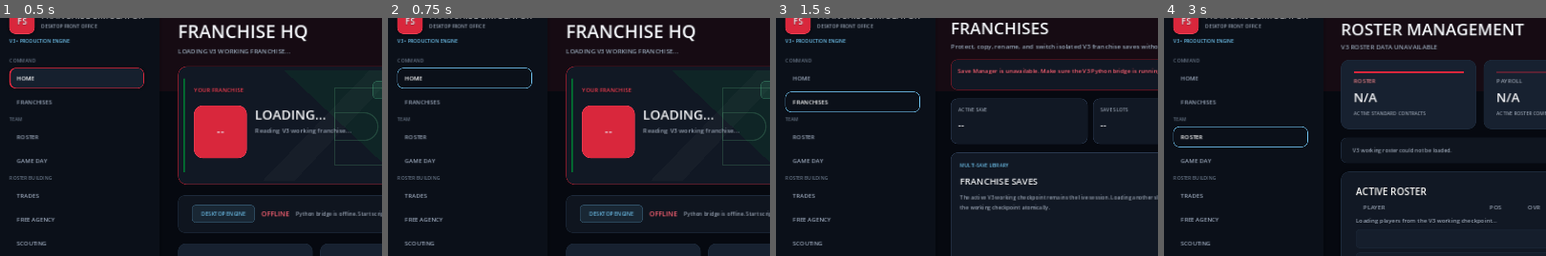
Above: before the commit, frames 1-4 (left to right).
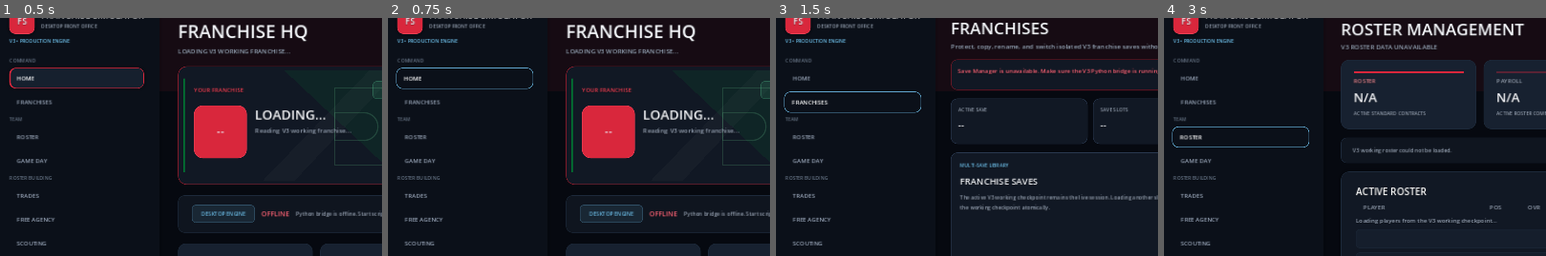
Above: after the commit, the same moments.

Repository: mklim6/NBA_Roster_Optimization_Engine
Game: Godot game, scene res://scenes/main.tscn
Same seed, same stepped clock (60 frames per second), same inputs: the game is played once before the commit and once after it.
Inputs (mouse positions are % of the whole screen's width and height, from its top left):
- Up to frame 1 (0.5 s): no input
- Up to frame 2 (0.75 s): click "HOME" at 0.5 s
- Up to frame 3 (1.5 s): click "FRANCHISES" at 1.25 s
- Up to frame 4 (3 s): click (85, 58) at 2.02 s; type "Alex" at 2.1 s; click "ROSTER" at 2.75 s
The pictures show only the part of the screen within x 1-51%, y 5-55%; the shares and areas given below are measured in that part.

Frame 1 is identical in both runs. In frame 2, 0.4% of the frame differs, in the area x 2-38%, y 20-30%; in frame 3, 0.5%, in the area x 2-38%, y 30-40%; in frame 4, 0.3%.

Commit message:
V3 Batch 21A motion and interaction system

Diff:
--- a/godot_client/scripts/main.gd
+++ b/godot_client/scripts/main.gd
@@ -177,6 +177,7 @@
 	long_action_manager.action_finished.connect(_on_long_action_finished)
 	_build_background()
 	_build_interface()
+	call_deferred("_install_motion_interactions")
 	_build_long_action_overlay()
 	_build_http_client()
 	_check_bridge()
@@ -244,6 +245,11 @@
 	safety.add_theme_color_override("font_color", GOLD)
 	safety.add_theme_font_size_override("font_size", 10)
 	body.add_child(safety)
+
+
+# Batch 21A motion interaction system
+func _install_motion_interactions() -> void:
+	UxPolishV3.install_button_motion(self)
 
 
 func _on_long_action_started(snapshot: Dictionary) -> void:
@@ -2900,6 +2906,8 @@
 
 	if target_page != null and page_name != previous_page:
 		UxPolishV3.animate_page_in(target_page, active_team_primary)
+	if target_page != null:
+		UxPolishV3.install_button_motion(target_page)
 
 	for key in nav_buttons.keys():
 		var button: Button = nav_buttons[key]
--- a/godot_client/scripts/ux_polish_v3.gd
+++ b/godot_client/scripts/ux_polish_v3.gd
@@ -2,7 +2,13 @@
 extends RefCounted
 
 const DesignSystemV3 = preload("res://scripts/design_system_v3.gd")
-const VERSION := "v3-ux-polish-batch-19d-v1.0.0-2026-10-03"
+const VERSION := "v3-ux-polish-batch-21a-v1.0.0-2026-10-04"
+
+const BUTTON_HOVER_SCALE := Vector2(1.018, 1.018)
+const BUTTON_PRESS_SCALE := Vector2(0.985, 0.985)
+const BUTTON_REST_SCALE := Vector2.ONE
+const PAGE_OFFSET_X := 14.0
+const OVERLAY_START_SCALE := Vector2(0.985, 0.985)
 
 
 static func animate_page_in(page: Control, _accent: Color = DesignSystemV3.ACCENT):
@@ -10,15 +16,24 @@
 		return null
 
 	page.visible = true
+	var final_position := page.position
 	page.modulate = Color(1.0, 1.0, 1.0, 0.0)
+	page.position = final_position + Vector2(PAGE_OFFSET_X, 0.0)
 
 	var tween := page.create_tween()
+	tween.set_parallel(true)
 	tween.set_trans(Tween.TRANS_QUAD)
 	tween.set_ease(Tween.EASE_OUT)
 	tween.tween_property(
 		page,
 		"modulate:a",
 		1.0,
+		DesignSystemV3.MOTION_NORMAL
+	)
+	tween.tween_property(
+		page,
+		"position",
+		final_position,
 		DesignSystemV3.MOTION_NORMAL
 	)
 	return tween
@@ -29,9 +44,12 @@
 		return null
 
 	overlay.visible = true
+	overlay.pivot_offset = overlay.size * 0.5
 	overlay.modulate = Color(1.0, 1.0, 1.0, 0.0)
+	overlay.scale = OVERLAY_START_SCALE
 
 	var tween := overlay.create_tween()
+	tween.set_parallel(true)
 	tween.set_trans(Tween.TRANS_QUAD)
 	tween.set_ease(Tween.EASE_OUT)
 	tween.tween_property(
@@ -40,7 +58,97 @@
 		1.0,
 		DesignSystemV3.MOTION_FAST
 	)
+	tween.tween_property(
+		overlay,
+		"scale",
+		BUTTON_REST_SCALE,
+		DesignSystemV3.MOTION_NORMAL
+	)
 	return tween
+
+
+static func install_button_motion(root: Node) -> void:
+	if root == null:
+		return
+	if root is Button:
+		attach_button_motion(root)
+	for child in root.get_children():
+		install_button_motion(child)
+
+
+static func attach_button_motion(button: Button) -> void:
+	if button == null or button.has_meta("ux_motion_attached"):
+		return
+
+	button.set_meta("ux_motion_attached", true)
+	button.mouse_entered.connect(func(): UxPolishV3._on_button_mouse_entered(button))
+	button.mouse_exited.connect(func(): UxPolishV3._on_button_mouse_exited(button))
+	button.button_down.connect(func(): UxPolishV3._on_button_down(button))
+	button.button_up.connect(func(): UxPolishV3._on_button_up(button))
+
+
+static func _on_button_mouse_entered(button: Button) -> void:
+	if button == null or button.disabled:
+		return
+	_tween_button_scale(button, BUTTON_HOVER_SCALE)
+
+
+static func _on_button_mouse_exited(button: Button) -> void:
+	if button == null:
+		return
+	_tween_button_scale(button, BUTTON_REST_SCALE)
+
+
+static func _on_button_down(button: Button) -> void:
+	if button == null or button.disabled:
+		return
+	_tween_button_scale(button, BUTTON_PRESS_SCALE)
+
+
+static func _on_button_up(button: Button) -> void:
+	if button == null or button.disabled:
+		return
+	var target := BUTTON_HOVER_SCALE if button.is_hovered() else BUTTON_REST_SCALE
+	_tween_button_scale(button, target)
+
+
+static func _tween_button_scale(button: Button, target: Vector2) -> void:
+	if button == null or not is_instance_valid(button):
+		return
+
+	button.pivot_offset = button.size * 0.5
+	var previous = null
+	if button.has_meta("ux_motion_tween"):
+		previous = button.get_meta("ux_motion_tween")
+	if previous is Tween and previous.is_valid():
+		previous.kill()
+
+	var tween := button.create_tween()
+	button.set_meta("ux_motion_tween", tween)
+	tween.set_trans(Tween.TRANS_QUAD)
+	tween.set_ease(Tween.EASE_OUT)
+	tween.tween_property(
+		button,
+		"scale",
+		target,
+		DesignSystemV3.MOTION_FAST
+	)
+
+
+static func animate_success_flash(control: Control, accent: Color = DesignSystemV3.GOOD) -> void:
+	if control == null:
+		return
+	var base := control.modulate
+	control.modulate = Color(
+		lerpf(base.r, accent.r, 0.22),
+		lerpf(base.g, accent.g, 0.22),
+		lerpf(base.b, accent.b, 0.22),
+		base.a
+	)
+	var tween := control.create_tween()
+	tween.set_trans(Tween.TRANS_QUAD)
+	tween.set_ease(Tween.EASE_OUT)
+	tween.tween_property(control, "modulate", base, DesignSystemV3.MOTION_SLOW)
 
 
 static func set_button_busy(
@@ -53,6 +161,8 @@
 		return
 	button.disabled = busy
 	button.text = busy_text if busy else ready_text
+	if busy:
+		button.scale = BUTTON_REST_SCALE
 
 
 static func attach_tooltip(control: Control, text_value: String) -> void:
Not shown, changed: src/validate_v3_batch20a_visual_media.py
Not shown, added: src/validate_v3_batch21a_motion_interactions.py
